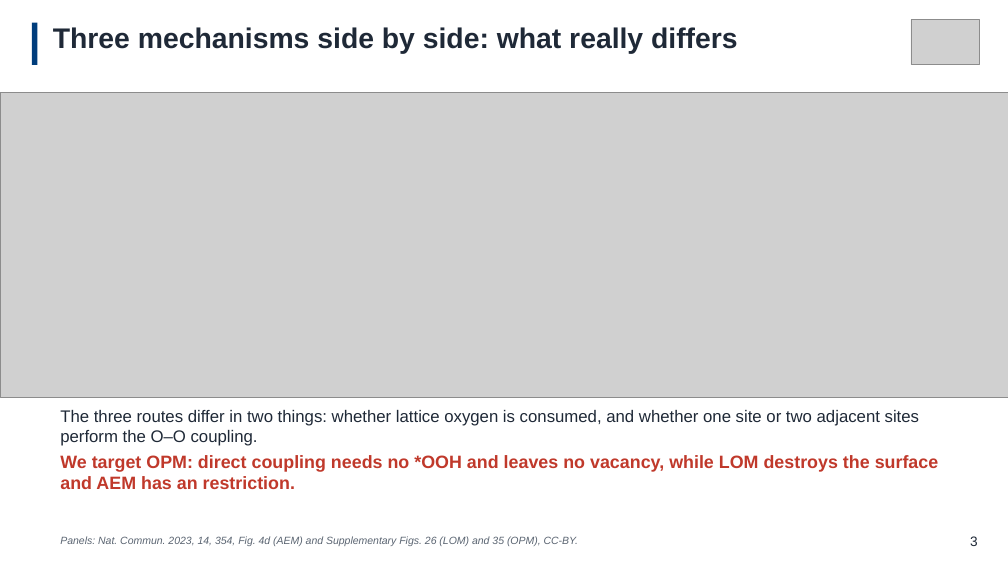
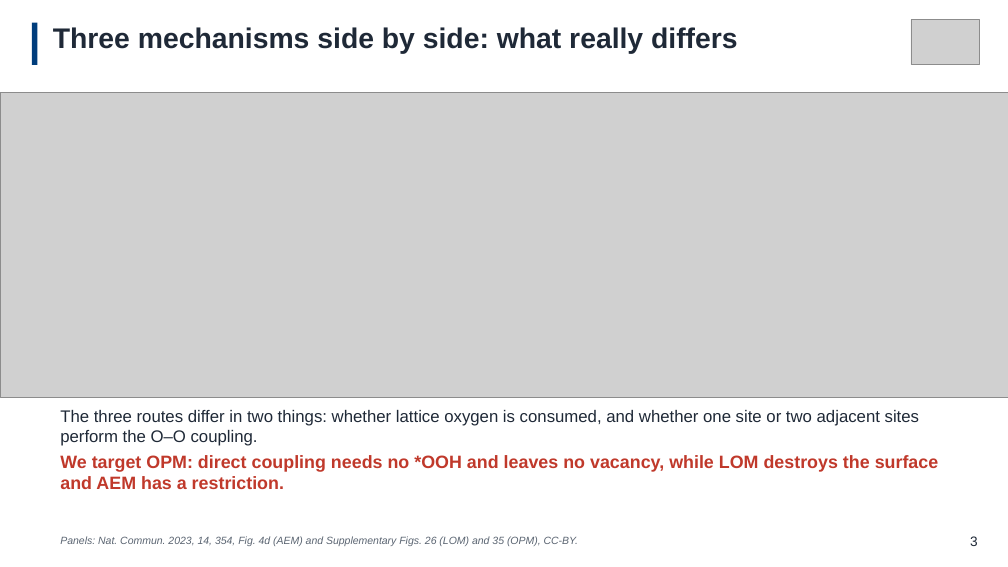
Before and after one commit to Oliver102259/test, a slide deck: slide 4 of FYP/组会/2026.9.24/9.24-v4.pptx. Drawn at 1008x567 pixels with LibreOffice and Linux fonts; fonts in the diff are those of the drawing; grey boxes stand for pictures. Boxes give left, top, right and bottom in pixels: in the first picture for what was removed or moved away, otherwise in the second. Text is boxed around its words. In the diff, an @@ line names an element or a change of style, - is before the commit and + after.

Commit message:
publish 9.24-v4.pptx

```diff
--- a/FYP/组会/2026.9.24/9.24-v4.pptx
+++ b/FYP/组会/2026.9.24/9.24-v4.pptx
@@ text at [60, 455, 939, 489]: text changed @@
-We target OPM: direct coupling needs no *OOH and leaves no vacancy, while LOM destroys the surface and AEM has an restriction.
+We target OPM: direct coupling needs no *OOH and leaves no vacancy, while LOM destroys the surface and AEM has a restriction.
```
